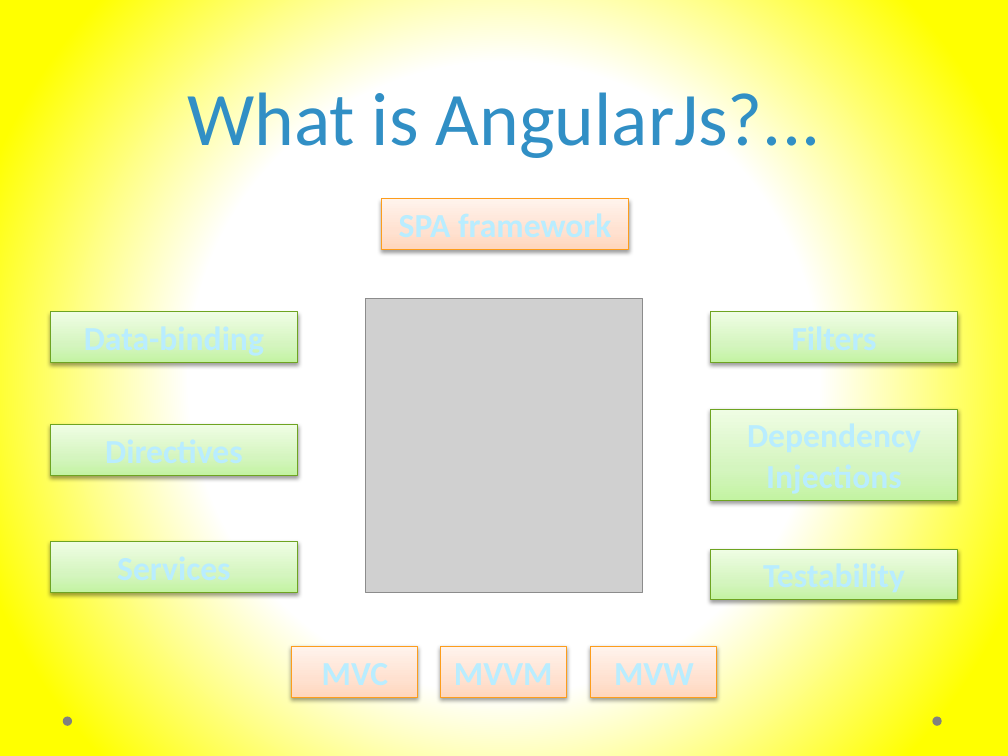
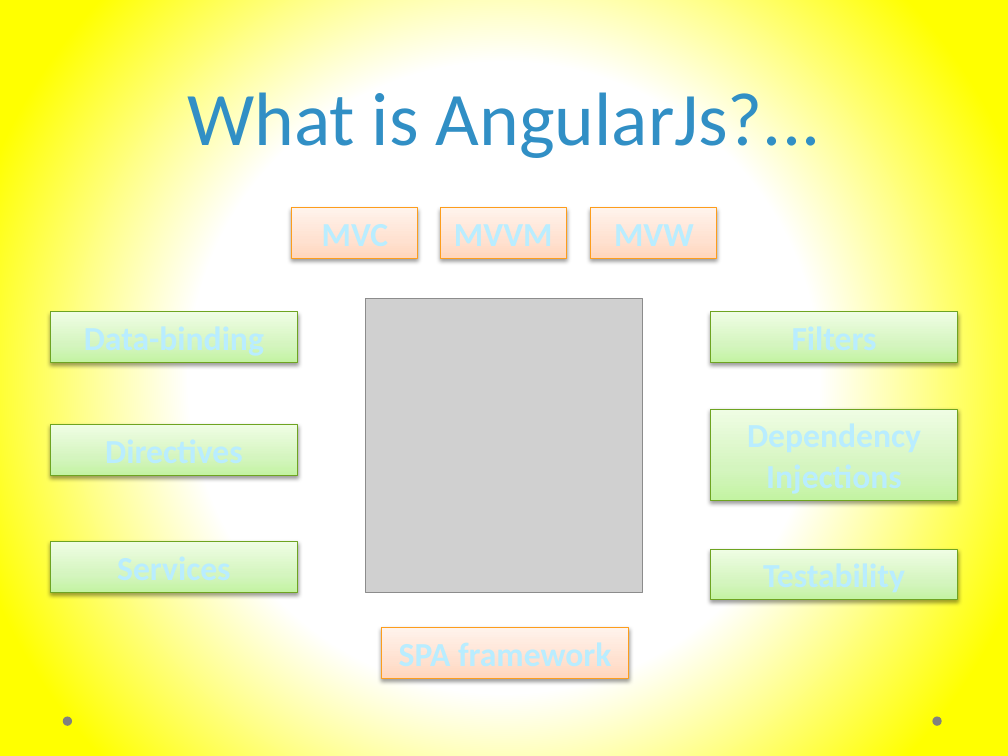
Before and after one commit to murtazahaveliwala/technext-angularjs-demo, a slide deck: slide 6 of Introduction to AngularJs.pptx. Drawn at 1008x756 pixels with LibreOffice and Linux fonts; fonts in the diff are those of the drawing; grey boxes stand for pictures. Boxes give left, top, right and bottom in pixels: in the first picture for what was removed or moved away, otherwise in the second. Text is boxed around its words. In the diff, an @@ line names an element or a change of style, - is before the commit and + after.

```diff
--- a/Introduction to AngularJs.pptx
+++ b/Introduction to AngularJs.pptx
@@ 3 rectangles: place and size @@
-3 rectangles at (292,647,717,698)
+3 rectangles at (292,208,717,258)
@@ rectangle: place and size @@
-rectangle at (382,199,629,249)
+rectangle at (382,628,629,678)
```
Also in this commit, not shown: 2 other files.
